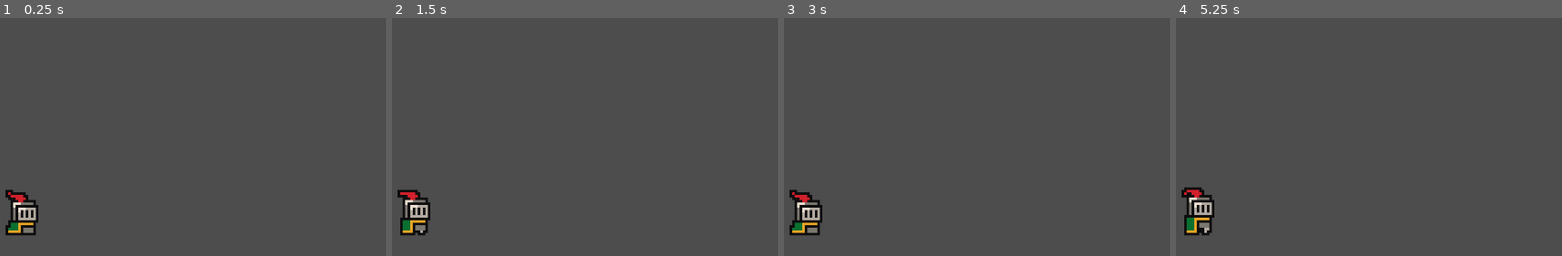
Above: before the commit, frames 1-4 (left to right).
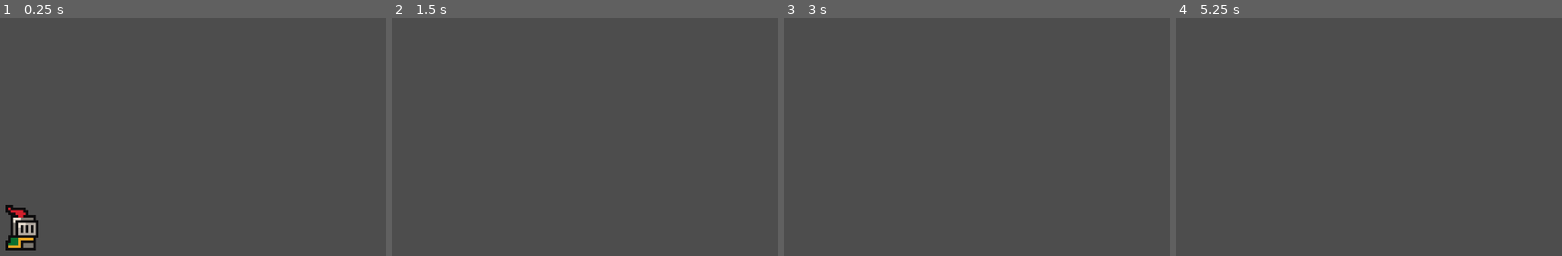
Above: after the commit, the same moments.

Repository: JuanGdev/godotGitGitHub
Game: Godot game, scene res://scenes/game.tscn
Same seed, same stepped clock (60 frames per second), same inputs: the game is played once before the commit and once after it.
Inputs:
- Up to frame 1 (0.25 s): no input
- Up to frame 2 (1.5 s): tap Enter (ui_accept) at 0.5, 0.77 s; hold Right (ui_right) from 0.53 s (still down)
- Up to frame 3 (3 s): tap Enter (ui_accept) at 1.52, 2.75 s; release Right (ui_right) at 2.03 s; hold Left (ui_left) 2.03-2.78 s; hold Right (ui_right) from 2.78 s (still down)
- Up to frame 4 (5.25 s): tap Enter (ui_accept) at 3.02, 3.77, 4.52 s; release Right (ui_right) at 4.28 s; hold Left (ui_left) 4.28-5.03 s; hold Right (ui_right) from 5.03 s (still down)

The runs differ from the first frame. In frame 1, 1.6% of the frame differs, in the area x 1-10%, y 72-98%; in frame 2, 1.2%; in frame 3, 1.2%; in frame 4, 1.3%.

Commit message:
Hotfix: Script del jugador correctamente vinculado

Diff:
--- a/scenes/player.tscn
+++ b/scenes/player.tscn
@@ -1,5 +1,6 @@
-[gd_scene load_steps=8 format=3 uid="uid://bpse182g0bml3"]
+[gd_scene load_steps=9 format=3 uid="uid://bpse182g0bml3"]
 
+[ext_resource type="Script" path="res://scripts/player.gd" id="1_j05d1"]
 [ext_resource type="Texture2D" uid="uid://cpintw0bmrha6" path="res://assets/sprites/knight.png" id="1_q7gjy"]
 
 [sub_resource type="AtlasTexture" id="AtlasTexture_btsji"]
@@ -42,6 +43,7 @@
 radius = 5.0
 
 [node name="Player" type="CharacterBody2D"]
+script = ExtResource("1_j05d1")
 
 [node name="AnimatedSprite2D" type="AnimatedSprite2D" parent="."]
 position = Vector2(0, -12)
